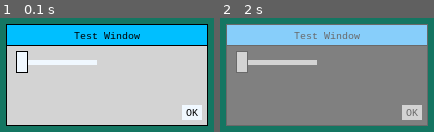
Above: before the commit, frames 1-2 (left to right).
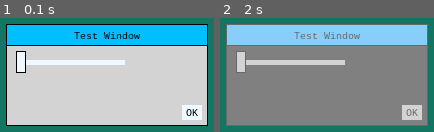
Above: after the commit, the same moments.

Repository: alexetsnyder/OuroborosPython
Game: pygame game, started from Pygame/Maps/IslandMaps/window.py
Two runs of this game, one before a commit and one after it. Both use one fixed random seed, a clock stepped at 60 frames per second and the inputs below.
Inputs (mouse positions are in pixels of both pictures, inside the frame that each line leads up to):
- Up to frame 1 (0.1 s): no input
- Up to frame 2 (2 s): press the mouse at (outside the picture) at 0.37 s; move the mouse to (outside the picture) at 0.47 s; release the mouse at (outside the picture) at 0.6 s; tap S at 1.67 s

The runs differ from the first frame. In frame 1, 0.8% of the frame differs, in the area x 11-59%, y 28-49%; in frame 2, 0.7%.

Commit message:
Slider Value
The slider has a value, and I have a test where I can drag it and go from 0 to 100 that shows up in  a counter box above.

Diff:
--- a/Pygame/Maps/IslandMaps/controls.py
+++ b/Pygame/Maps/IslandMaps/controls.py
@@ -2,6 +2,10 @@
 import time, math
 import go, imp, style, events
 from structs import *
+
+#To Do:
+#1) Control borders
+#2) slider
 
 class Control (go.Rect):
 	def __init__(self, left_top=(0, 0), size=(0, 0), is_visible=True, is_enabled=True):
@@ -430,6 +434,9 @@
 		self.box.set_position(self.left_top)
 		self.display_text.center_on(self.center)
 
+	def set_counter(self, n):
+		self.counter = n
+
 	def get_display_str(self):
 		format_str = '{:0' + str(self.digits) + '}'
 		return format_str.format(self.counter)
@@ -468,13 +475,13 @@
 			self.display_text.draw(surface, self.get_style('digit_text').color)
 
 class Slider (Control):
-	def __init__(self, length=80, measure=10, left_top=(0, 0)):
+	def __init__(self, length=108, left_top=(0, 0)):
 		super().__init__()
 		self.is_dragging = False
 		self.fixed_height = 5
-		self.sw, self.sh = self.slider_size = (10, 4 * self.fixed_height)
+		self.sw, self.sh = self.slider_size = (8, 4 * self.fixed_height)
 		self.length = length
-		self.measure = measure
+		self.value = 0
 		self.bar = go.Rect((0, 0), (length, self.fixed_height))
 		self.slider_border = go.Rect((0, 0), tuple(x + 2 for x in self.slider_size), width=1)
 		self.slider = go.Rect((0, 0), self.slider_size)
@@ -501,6 +508,8 @@
 				x = self.bar.left + self.slider.w // 2
 			if x + self.slider.w // 2 > self.bar.right:
 				x = self.bar.right - self.slider.w // 2
+			self.value = x - self.bar.left - 4
+			events.UserEvent(CustomEvent.SLIDER_TICK).post(value=self.value)
 			self.slider_border.center_on((x, self.slider_border.y))
 			self.slider.center_on((x, self.slider_border.y))
 
@@ -534,6 +543,7 @@
 	stop_watch = StopWatch()
 	btn_start = Button('START')
 	btn_reset = Button('RESET', lambda event : stop_watch.reset())
+	slider_value = CounterBox(2, can_grow=True)
 	slider = Slider()
 
 	controls = []
@@ -543,6 +553,7 @@
 	controls.append(btn_bottom)
 	controls.append(btn_enable)
 	controls.append(chk_box)
+	controls.append(slider_value)
 	controls.append(slider)
 	controls.append(counter_box)
 	controls.append(btn_inc)
@@ -591,6 +602,7 @@
 			stop_watch.start()
 	btn_start.on_click = start_stop
 
+	imp.IMP().add_listener(events.UserEvent(CustomEvent.SLIDER_TICK).create(lambda event : slider_value.set_counter(event.value)))
 	imp.IMP().add_listener(events.KeyDownEvent(pygame.K_s).create(lambda event : sidebar.set_enabled(not sidebar.is_enabled)))
 
 	unit_test.register([sidebar])
--- a/Pygame/Maps/IslandMaps/events.py
+++ b/Pygame/Maps/IslandMaps/events.py
@@ -37,7 +37,8 @@
 }
 
 PYGAME_USEREVENT_NAME_TO_STRING = {
-	CustomEvent.REFRESH_SIDEBAR : 'REFRESH_SIDEBAR'
+	CustomEvent.REFRESH_SIDEBAR : 'REFRESH_SIDEBAR',
+	CustomEvent.SLIDER_TICK     : 'SLIDER_TICK'
 }
 
 PYGAME_MOUSE_BUTTON_TO_STRING = {
--- a/Pygame/Maps/IslandMaps/structs.py
+++ b/Pygame/Maps/IslandMaps/structs.py
@@ -14,7 +14,7 @@
 	TEAL_FELT        = ( 20, 118,  98, 255)
 	BLUE   		     = (  0,   0, 255, 255)
 	ALICE_BLUE       = (240, 248, 255, 255)
-	LIGHT_SKY_BLUE  = (135, 206, 250, 255)
+	LIGHT_SKY_BLUE   = (135, 206, 250, 255)
 	SKY_BLUE         = (135, 206, 235, 255)
 	DEEP_SKY_BLUE    = (  0, 191, 255, 255)
 	YELLOW 		     = (255, 255,   0, 255)
@@ -34,7 +34,8 @@
 	BACKWARD_WHEEL = 5
 
 class CustomEvent:
-	REFRESH_SIDEBAR = 20
+	REFRESH_SIDEBAR = 1
+	SLIDER_TICK     = 2
 
 class WindowSide:
 	LEFT   = 0
